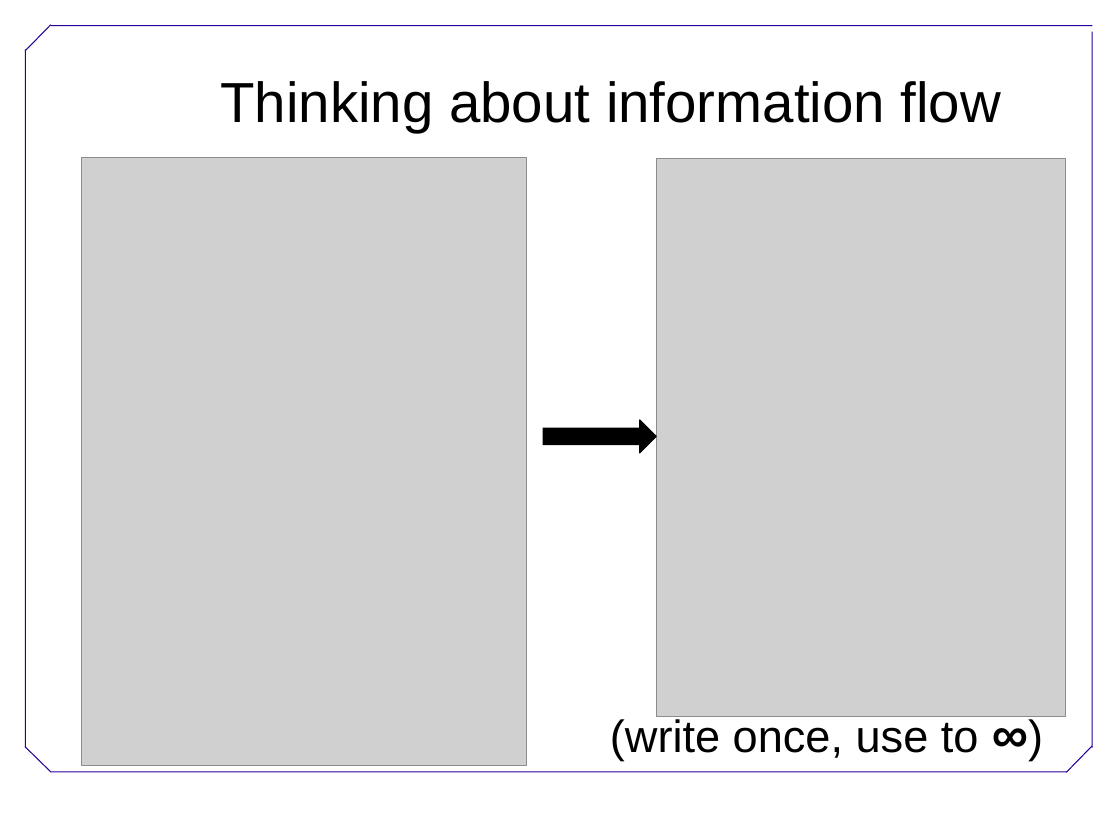
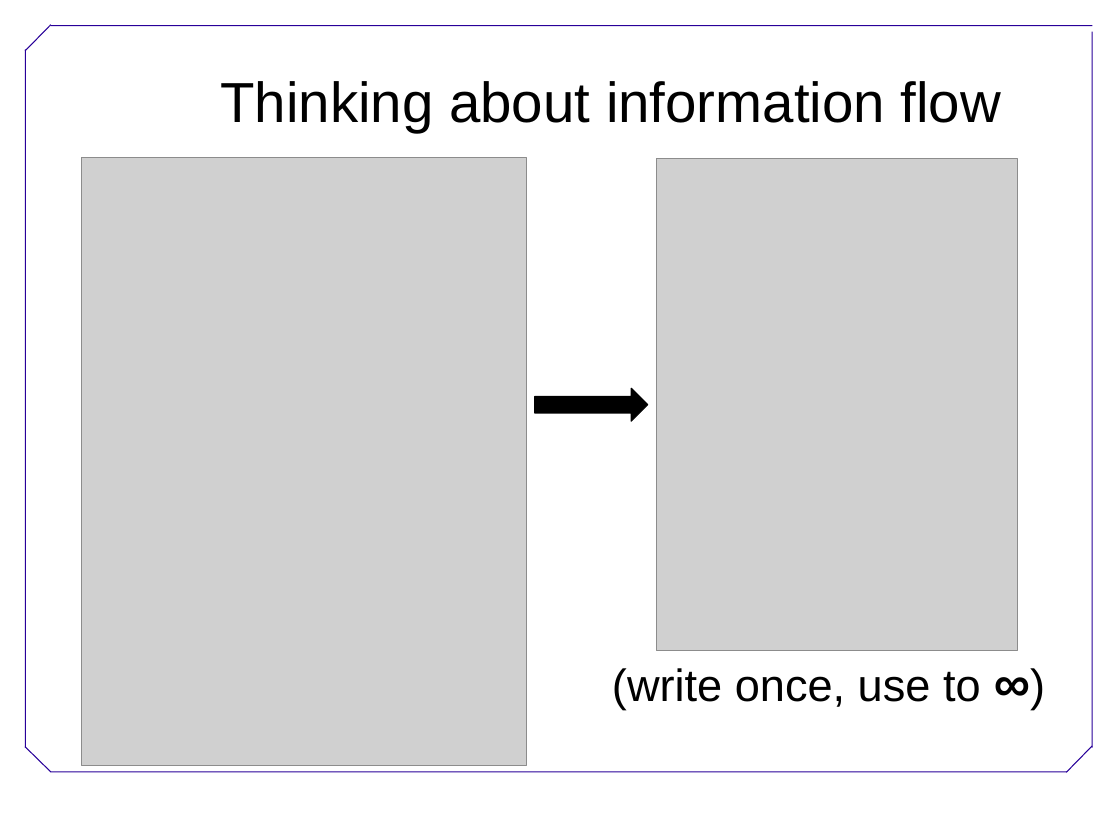
Before and after one commit to megarcia/SWC_Python, a slide deck: slide 5 of SWC_Python_Intro.pptx. Drawn at 1120x840 pixels with LibreOffice and Linux fonts; fonts in the diff are those of the drawing; grey boxes stand for pictures; background and template pictures are left out. Boxes give left, top, right and bottom in pixels: in the first picture for what was removed or moved away, otherwise in the second. Text is boxed around its words. In the diff, an @@ line names an element or a change of style, - is before the commit and + after.

```diff
--- a/SWC_Python_Intro.pptx
+++ b/SWC_Python_Intro.pptx
@@ picture: place and size @@
-picture at [657,159,1066,717]
+picture at [657,159,1017,650]
@@ right arrow: place and size @@
-right arrow at [544,420,657,453]
+right arrow at [535,388,647,422]
@@ text "(write once, use to ∞)": place and size @@
-text "(write once, use to ∞)" at [610,716,979,760]
+text "(write once, use to ∞)" at [612,668,981,709]
```
Also in this commit, not shown: 6 other slides changed.
